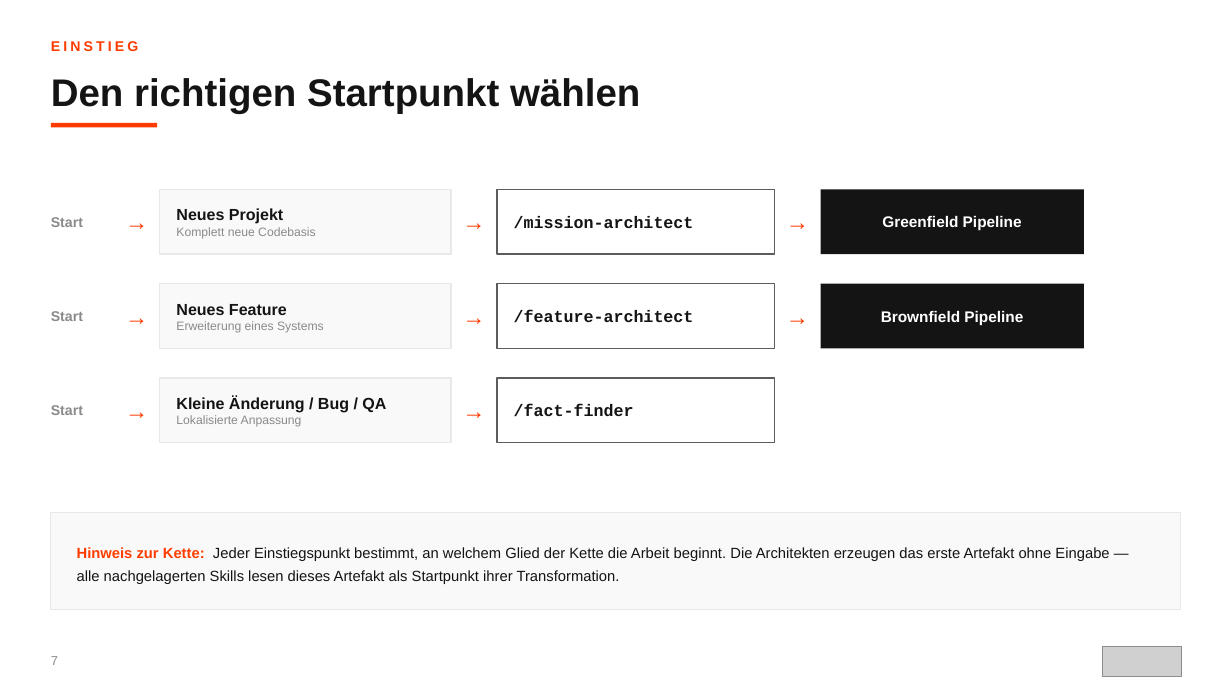
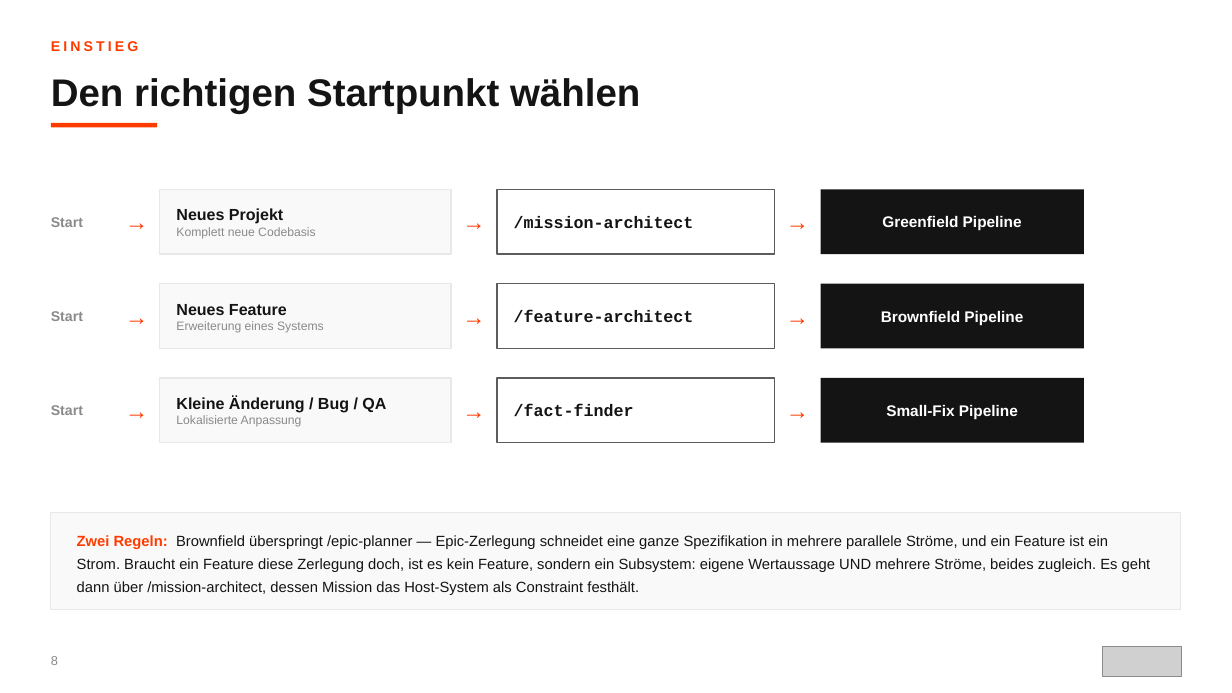
Before and after one commit to scameronde/rpi-qpi, a slide deck: slide 8 of presentation/ORBIT.pptx (slide 7 before the commit). Drawn at 1232x693 pixels with LibreOffice and Linux fonts; fonts in the diff are those of the drawing; grey boxes stand for pictures. Boxes give left, top, right and bottom in pixels: in the first picture for what was removed or moved away, otherwise in the second. Text is boxed around its words. In the diff, an @@ line names an element or a change of style, - is before the commit and + after.

```diff
--- a/presentation/ORBIT.pptx
+++ b/presentation/ORBIT.pptx
@@ text added at (778,378,817,443), 18 pt, text #FF3C00, bold @@
+→
@@ rectangle added at (821,378,1084,443), fill #141414, 12 pt, text #FFFFFF, bold @@
+Small-Fix Pipeline
@@ text in rectangle at (77,535,1151,595): text changed @@
-Hinweis zur Kette: Jeder Einstiegspunkt bestimmt, an welchem Glied der Kette die Arbeit beginnt. Die Architekten erzeugen das erste Artefakt ohne Eingabe — alle nachgelagerten Skills lesen dieses Artefakt als Startpunkt ihrer Transformation.
+Zwei Regeln: Brownfield überspringt /epic-planner — Epic-Zerlegung schneidet eine ganze Spezifikation in mehrere parallele Ströme, und ein Feature ist ein Strom. Braucht ein Feature diese Zerlegung doch, ist es kein Feature, sondern ein Subsystem: eigene Wertaussage UND mehrere Ströme, beides zugleich. Es geht dann über /mission-architect, dessen Mission das Host-System als Constraint festhält.
@@ text at (51,656,58,665): text changed @@
-7
+8
```
Also in this commit, not shown: 18 other slides changed, 2 slides added.
